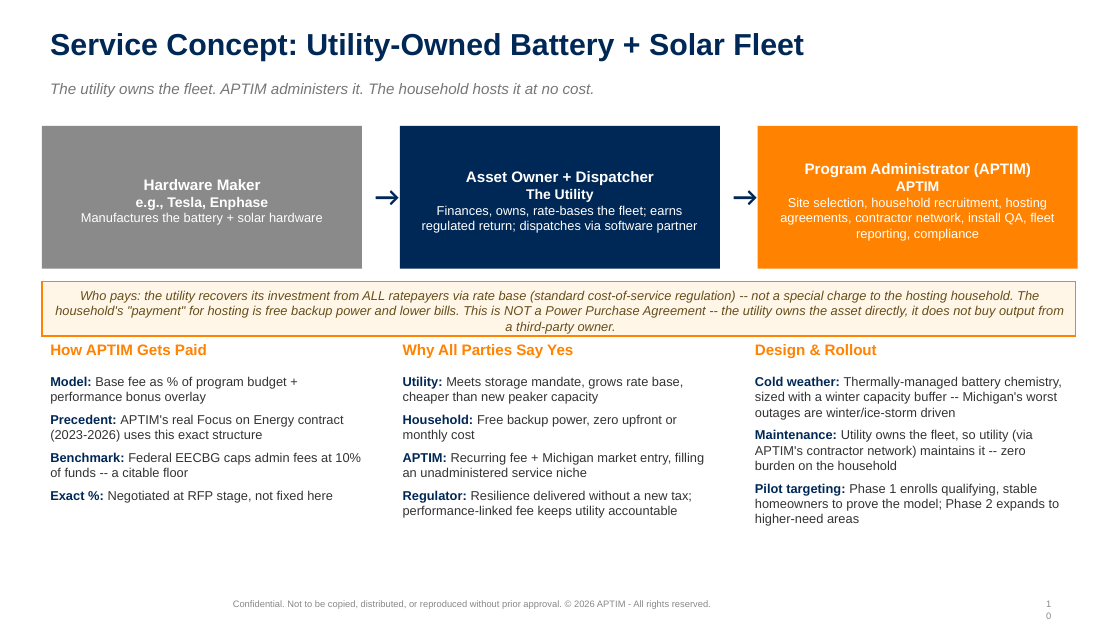
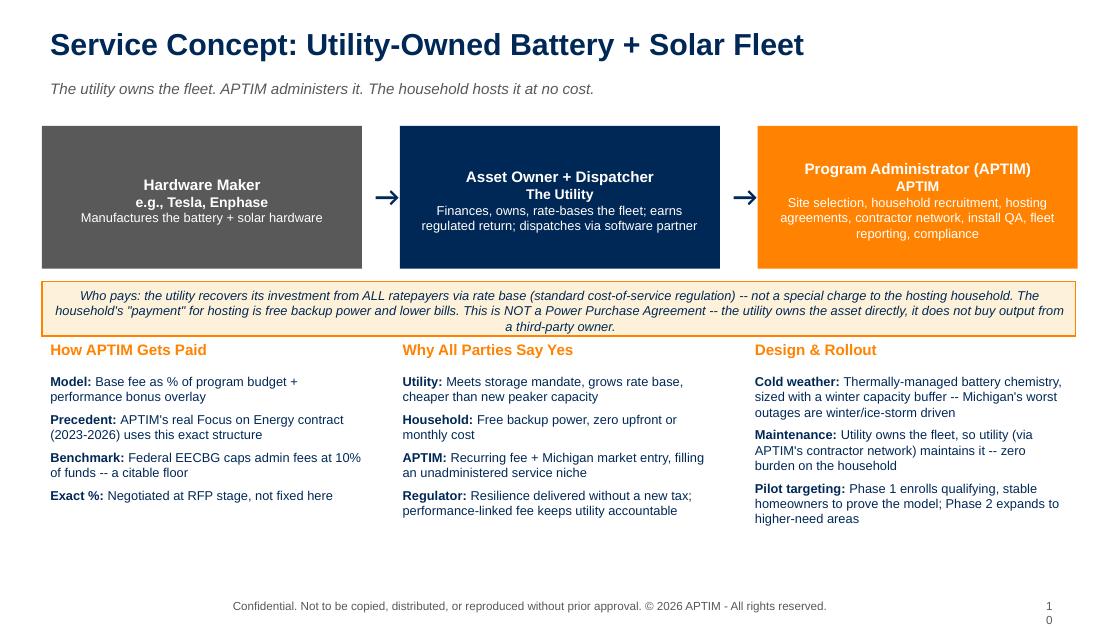
Before and after one commit to graseeuh/HERMES, a slide deck: slide 10 of Group_1_STRIVE_Presentation.pptx. Drawn at 1120x630 pixels with LibreOffice and Linux fonts; fonts in the diff are those of the drawing; background and template pictures are left out. Boxes give left, top, right and bottom in pixels: in the first picture for what was removed or moved away, otherwise in the second. Text is boxed around its words. In the diff, an @@ line names an element or a change of style, - is before the commit and + after.

```diff
--- a/Group_1_STRIVE_Presentation.pptx
+++ b/Group_1_STRIVE_Presentation.pptx
@@ text "The utility owns the fleet. ..." at [50,83,595,97]: text colour #777777 to #595959 @@
@@ rectangle "Hardware Maker" at [42,126,362,269]: fill #8A8A8A to #595959 @@
@@ rectangle "Who pays: the utility recovers ..." at [42,281,1075,336]: text colour #664E1A to #002856; fill #FFF6E8 to #FDF1D9 @@
@@ text "Model: Base fee as % ..." at [50,376,361,502]: text colour #333333 to #002856 in "Base fee as % of program budget ...", "APTIM's real Focus on Energy contract (2023-2026) ...", "Federal EECBG caps admin fees at 10% ...", "Negotiated at RFP stage, not fixed here" @@
@@ text "Utility: Meets storage mandate, grows ..." at [403,376,704,518]: text colour #333333 to #002856 in "Meets storage mandate, grows rate base, cheaper ...", "Free backup power, zero upfront or monthly ...", "Recurring fee + Michigan market entry, filling ...", "Resilience delivered without a new tax; performance-linked ..." @@
@@ text "Cold weather: Thermally-managed battery chemistry, ..." at [755,376,1062,526]: text colour #333333 to #002856 in "Thermally-managed battery chemistry, sized with a winter ...", "Utility owns the fleet, so utility (via ...", "Phase 1 enrolls qualifying, stable homeowners to ..." @@
@@ text "Confidential. Not to be copied, ..." at [233,601,826,613]: size 8 to 10 pt, text colour #888888 to #595959 @@
@@ text "10" at [1038,595,1065,618]: size 8 to 10 pt, text colour #888888 to #595959 @@
```
Also in this commit, not shown: 13 other slides changed.
